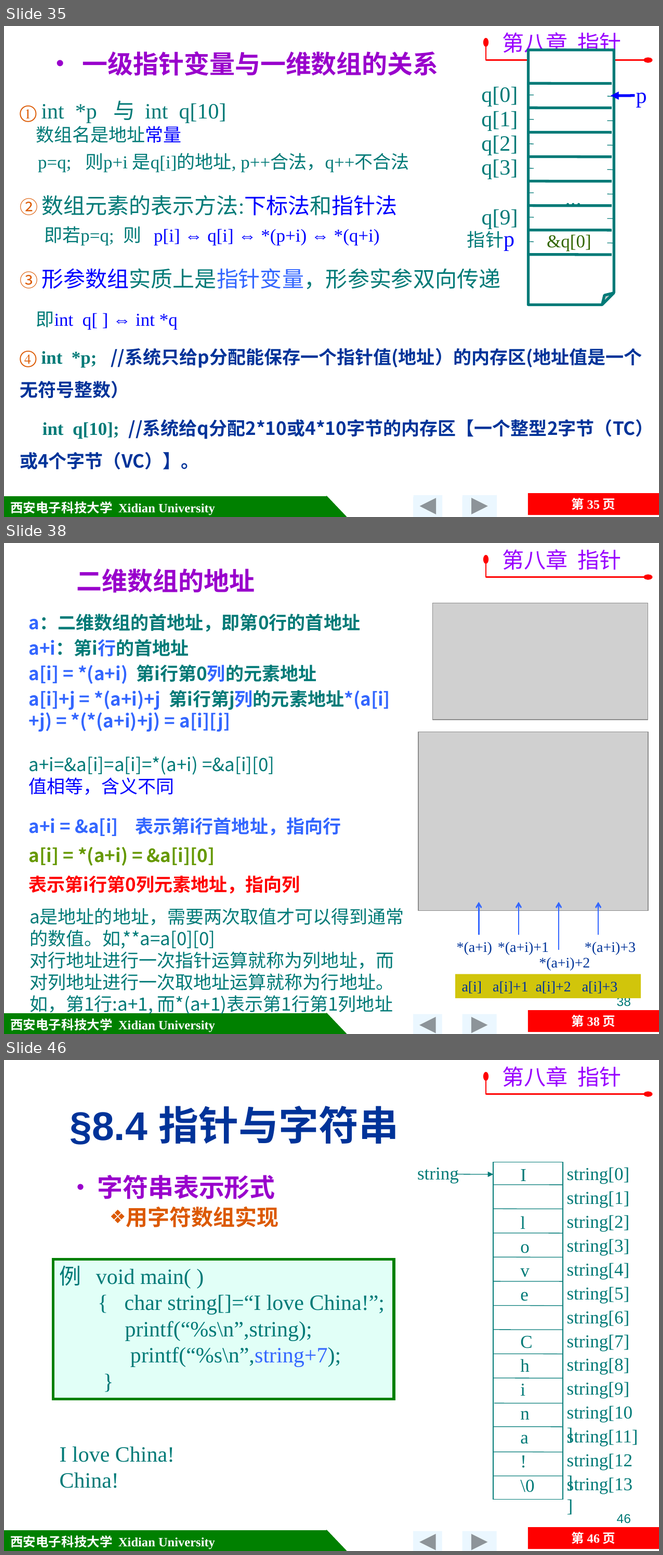
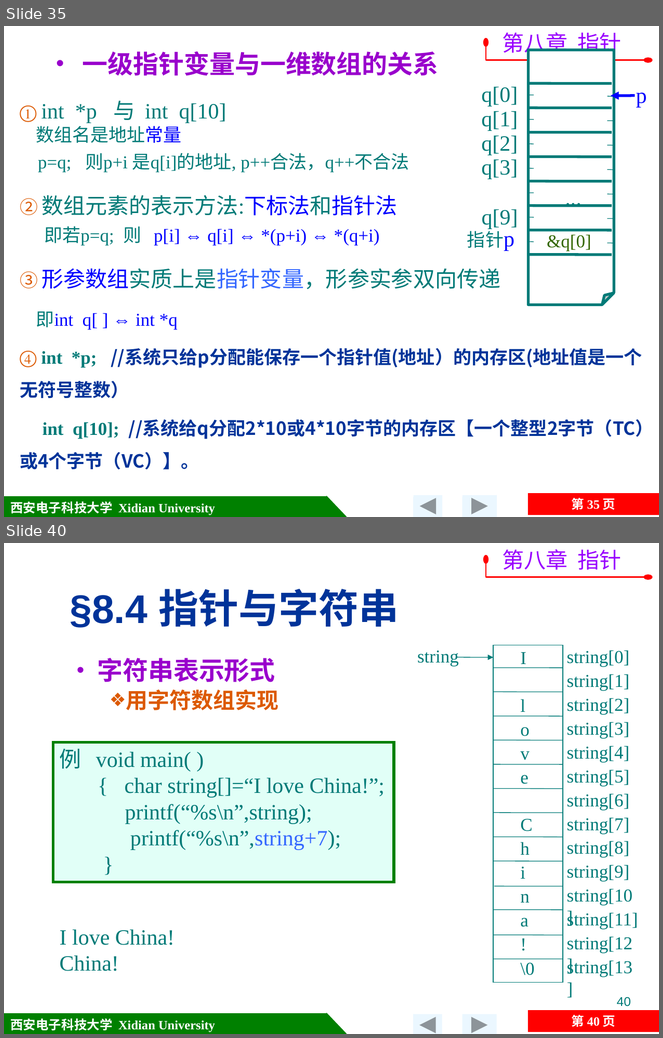
Before and after one commit to jtrfid/C-Repositories, a slide deck: 2015备课/课件/第8章 指针.pptx. Shown one above the other, each under a label of ours: slides 35, 38 and 46 before the commit, slides 35 and 40 after it; the slides between them are not shown. The pictures are 663x1555 and 663x1038 pixels, drawn with LibreOffice and Linux fonts; fonts in the diff are those of the drawing; grey boxes stand for pictures; background and template pictures are left out. Boxes give left, top, right and bottom in pixels: in the first picture for what was removed or moved away, otherwise in the second. Text is boxed around its words. In the diff, an @@ line names an element or a change of style, - is before the commit and + after.

Commit message:
修订ch8，添加实参二维数组，形参一维数组

```diff
--- a/2015备课/课件/第8章 指针.pptx
+++ b/2015备课/课件/第8章 指针.pptx
@@ slide 38 removed at (x1=4, y1=543, x2=659, y2=1034), background picture (left out); not listed: 5 template elements that a slide beside it also shows @@
@@ text removed at (x1=502, y1=549, x2=621, y2=570) @@
-第八章 指针
@@ text removed at (x1=77, y1=568, x2=255, y2=593) @@
-  二维数组的地址
@@ freeform shape removed at (x1=486, y1=560, x2=649, y2=577) @@
@@ picture removed at (x1=432, y1=603, x2=648, y2=719) @@
@@ text removed at (x1=29, y1=614, x2=390, y2=894) @@
-        a：二维数组的首地址，即第0行的首地址
-        a+i：第i行的首地址
-        a[i] = *(a+i) 第i行第0列的元素地址
-        a[i]+j = *(a+i)+j 第i行第j列的元素地址*(a[i]+j) = *(*(a+i)+j) = a[i][j]
-      a+i=&a[i]=a[i]=*(a+i) =&a[i][0]
-      值相等，含义不同
-        a+i = &a[i] 表示第i行首地址，指向行
-        a[i] = *(a+i) = &a[i][0]
-        表示第i行第0列元素地址，指向列
@@ text removed at (x1=29, y1=908, x2=404, y2=1016) @@
-a是地址的地址，需要两次取值才可以得到通常的数值。如,**a=a[0][0]
-对行地址进行一次指针运算就称为列地址，而对列地址进行一次取地址运算就称为行地址。如，第1行:a+1, 而*(a+1)表示第1行第1列地址
@@ arrow removed from (559, 951) to (559, 902) @@
@@ group removed at (x1=419, y1=732, x2=649, y2=970): 4 texts, 3 arrows, 1 picture @@
-*(a+i)+2
-*(a+i)
-*(a+i)+1
-*(a+i)+3
@@ rectangle removed at (x1=455, y1=975, x2=641, y2=999) @@
-a[i] a[i]+1 a[i]+2 a[i]+3
@@ page number removed at (x1=617, y1=996, x2=631, y2=1006) @@
-38
@@ what was slide 46 is now slide 40 @@
@@ page number at (x1=617, y1=997, x2=631, y2=1007): text changed @@
-46
+40
@@ page number at (x1=572, y1=1015, x2=616, y2=1027): text changed @@
-第 46 页
+第 40 页
```
Also in this commit, not shown: 13 slides changed, 1 slide added, 6 other slides removed.
